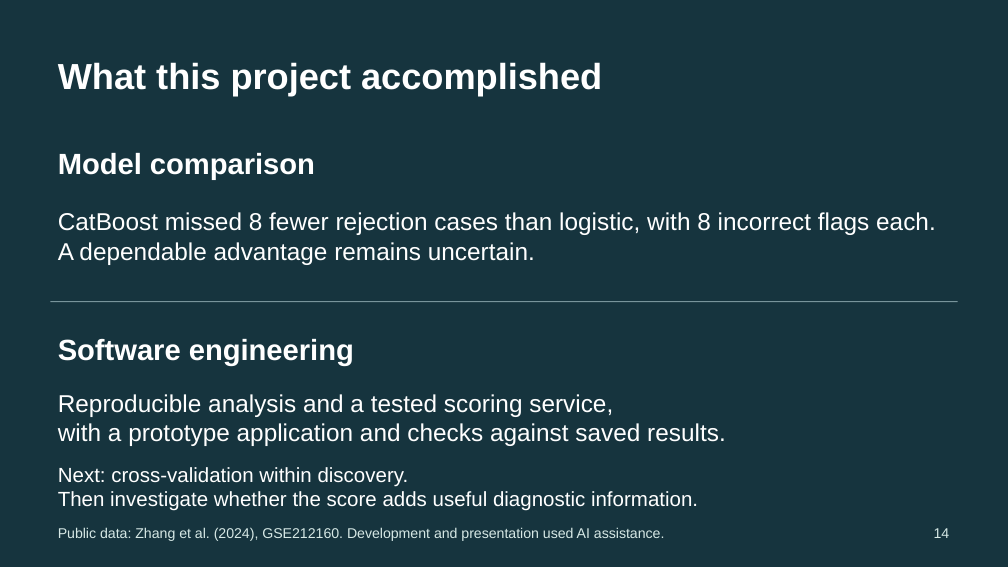
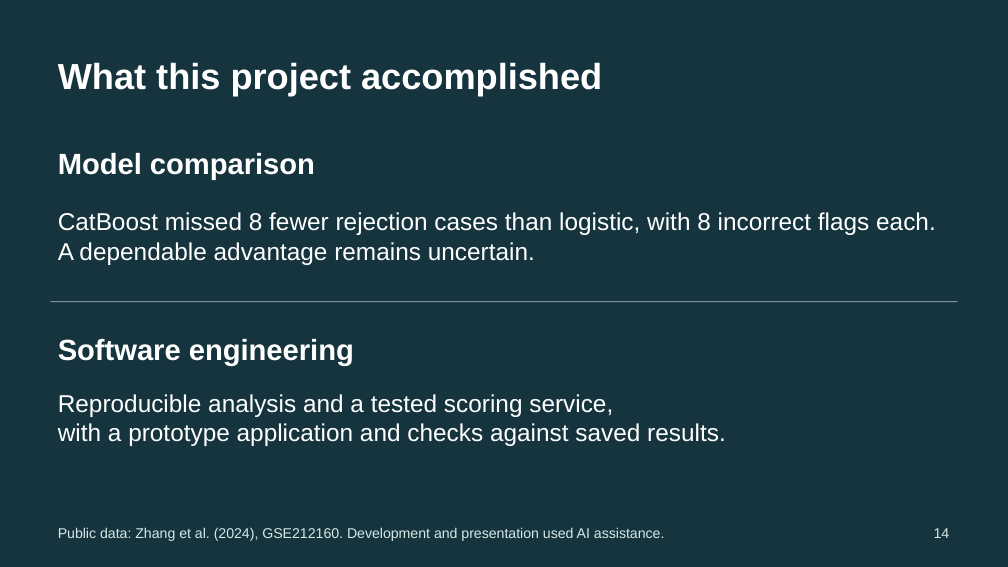
Before and after one commit to ca34525/Kidney-Biopsy-Rejection-Classifier, a slide deck: slide 14 of presentation/unos_kidney_biopsy.pptx. Drawn at 1008x567 pixels with LibreOffice and Linux fonts; fonts in the diff are those of the drawing. Boxes give left, top, right and bottom in pixels: in the first picture for what was removed or moved away, otherwise in the second. Text is boxed around its words. In the diff, an @@ line names an element or a change of style, - is before the commit and + after.

```diff
--- a/presentation/unos_kidney_biopsy.pptx
+++ b/presentation/unos_kidney_biopsy.pptx
@@ text removed at (58,467,698,511) @@
-Next: cross-validation within discovery.
-Then investigate whether the score adds useful diagnostic information.
```
Also in this commit, not shown: 3 other slides changed, 20 other files.
